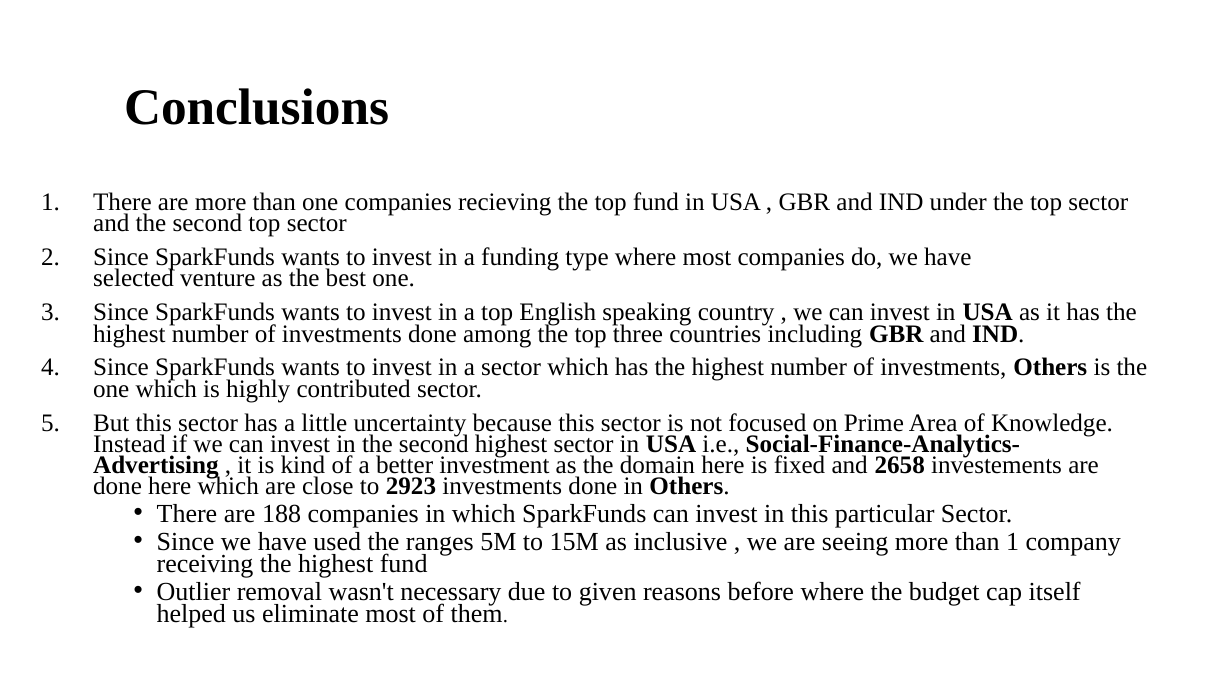
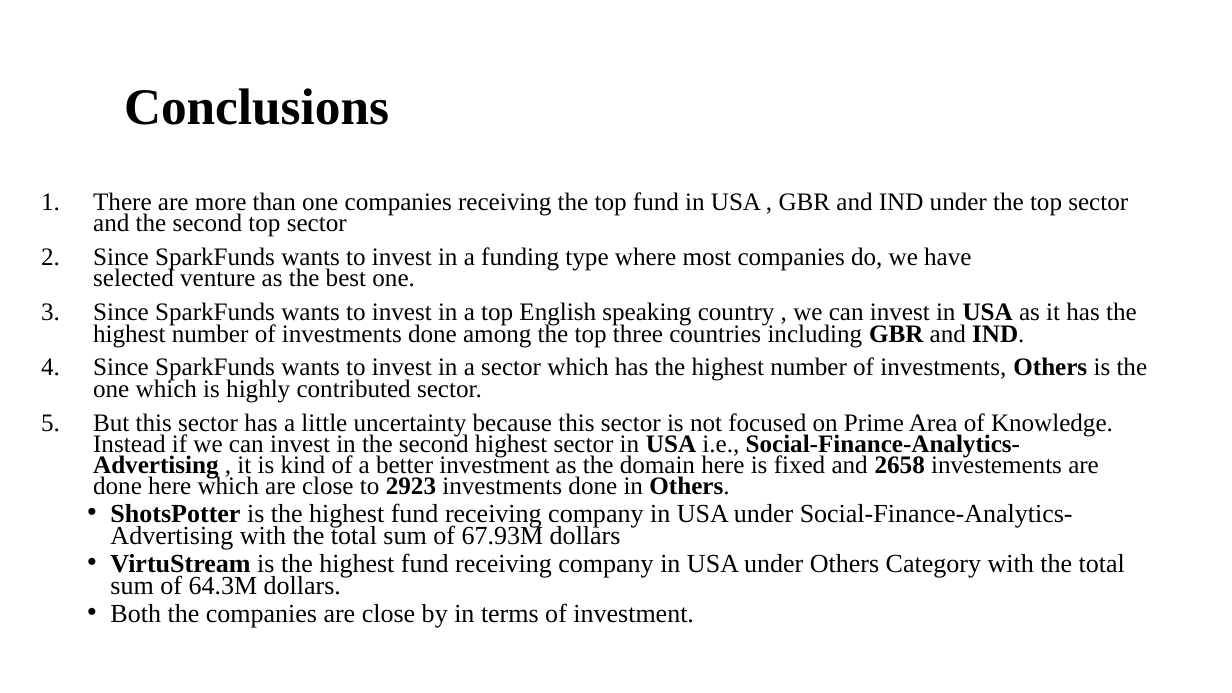
Before and after one commit to sameerg07/EDA_SparkFunds, a slide deck: slide 11 of Data/INVEST.pptx. Drawn at 1232x693 pixels with LibreOffice and Linux fonts; fonts in the diff are those of the drawing; background and template pictures are left out. Boxes give left, top, right and bottom in pixels: in the first picture for what was removed or moved away, otherwise in the second. Text is boxed around its words. In the diff, an @@ line names an element or a change of style, - is before the commit and + after.

Commit message:
Final Version V1- Added the top companies in each sector with sum of funds received

```diff
--- a/Data/INVEST.pptx
+++ b/Data/INVEST.pptx
@@ text at [93, 192, 1128, 237]: text changed @@
-1. There are more than one companies recieving the top fund in USA , GBR and IND under the top sector and the second top sector
+1. There are more than one companies receiving the top fund in USA , GBR and IND under the top sector and the second top sector
@@ text at [110, 503, 1125, 628]: text changed @@
-    • There are 188 companies in which SparkFunds can invest in this particular Sector.
-    • Since we have used the ranges 5M to 15M as inclusive , we are seeing more than 1 company receiving the highest fund
-    • Outlier removal wasn't necessary due to given reasons before where the budget cap itself helped us eliminate most of them.
+  • ShotsPotter is the highest fund receiving company in USA under Social-Finance-Analytics-Advertising with the total sum of 67.93M dollars
+  • VirtuStream is the highest fund receiving company in USA under Others Category with the total sum of 64.3M dollars.
+  • Both the companies are close by in terms of investment.
```
Also in this commit, not shown: 2 other files.
